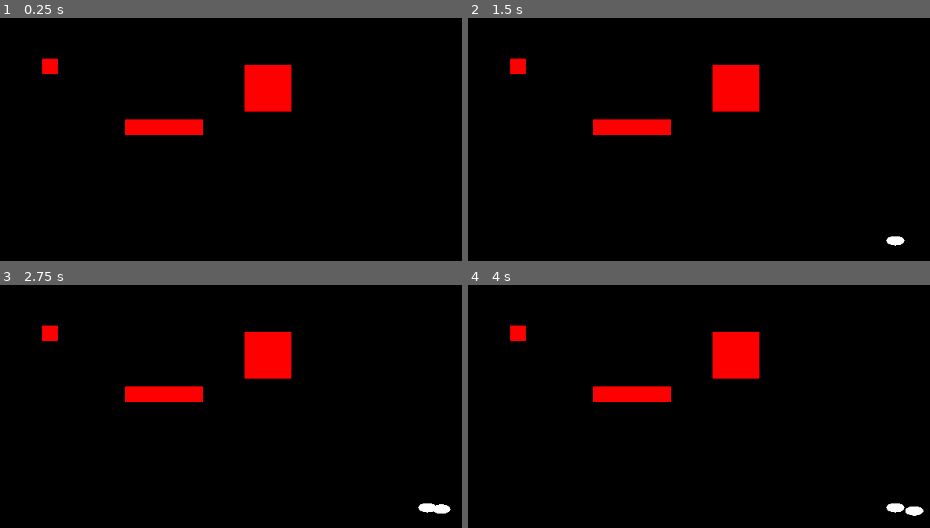
Above: before the commit, frames 1-4 (two rows, left to right).
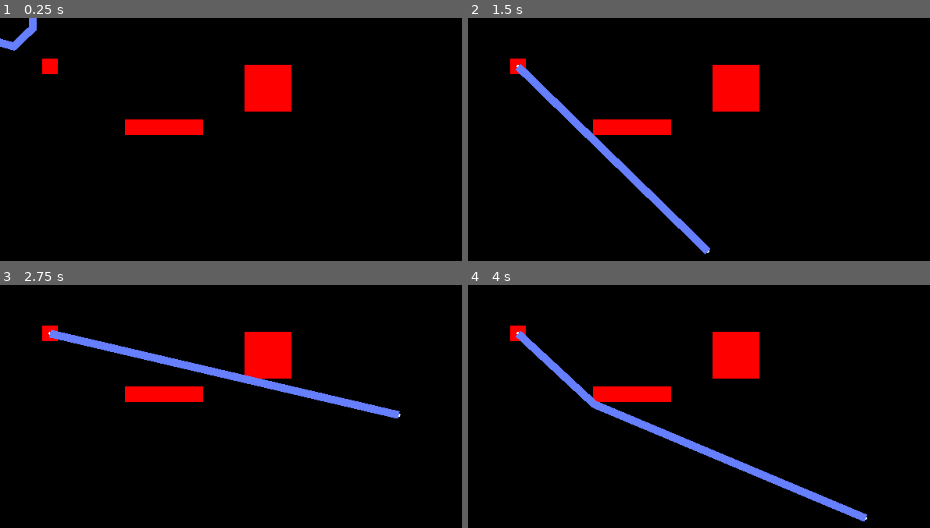
Above: after the commit, the same moments.

Repository: hsandt/bot-competition
Game: Godot game, scene res://Scenes/Arena.tscn
The game is run twice, just before and just after one commit, with the same random seed, the same clock (stepped at 60 frames per second) and the same inputs.
Inputs (mouse positions are in pixels of both pictures, inside the frame that each line leads up to):
- Up to frame 1 (0.25 s): no input
- Up to frame 2 (1.5 s): tap Enter at 0.5 s; move the mouse to (outside the picture) at 0.52 s; press the mouse at (outside the picture) at 0.53 s; hold Right (ui_right) 0.53-1.28 s; tap Space at 1.25 s; move the mouse to (outside the picture) at 1.27 s; release the mouse at (outside the picture) at 1.28 s; hold Down (ui_down) from 1.28 s (still down); click (outside the picture) at 1.35 s
- Up to frame 3 (2.75 s): tap Enter at 2 s; move the mouse to (outside the picture) at 2.02 s; release Down (ui_down) at 2.03 s; press the mouse at (outside the picture) at 2.03 s; hold Right (ui_right) from 2.03 s (still down)
- Up to frame 4 (4 s): tap Space at 2.75 s; move the mouse to (outside the picture) at 2.77 s; release Right (ui_right) at 2.78 s; release the mouse at (outside the picture) at 2.78 s; hold Up (ui_up) 2.78-3.53 s; click (outside the picture) at 2.85 s; tap Enter at 3.5 s; move the mouse to (outside the picture) at 3.52 s; press the mouse at (outside the picture) at 3.53 s; hold Left (ui_left) from 3.53 s (still down)

The runs differ from the first frame. In frame 1, 0.4% of the frame differs, in the area x 0-9%, y 0-14%; in frame 2, 2.2%; in frame 3, 3.0%; in frame 4, 3.3%, in the area x 10-99%, y 18-98%.

Commit message:
[PATH] Fixed path offset due to Navigation2D position being not at the origin and path being relative

Diff:
--- a/Scenes/Arena.tscn
+++ b/Scenes/Arena.tscn
@@ -3,7 +3,7 @@
 [ext_resource path="res://Graphics/Sprites/square_red.png" type="Texture" id=1]
 [ext_resource path="res://Scenes/Prefabs/Goal.tscn" type="PackedScene" id=2]
 [ext_resource path="res://Scenes/Prefabs/AppManager.tscn" type="PackedScene" id=3]
-[ext_resource path="res://Scripts/Sprite.gd" type="Script" id=4]
+[ext_resource path="res://Scripts/Character.gd" type="Script" id=4]
 [ext_resource path="res://Scenes/Navigation2D.gd" type="Script" id=5]
 [ext_resource path="res://Tilesets/tileset.tres" type="TileSet" id=6]
 
@@ -18,9 +18,9 @@
 [sub_resource type="RectangleShape2D" id=3]
 
 [sub_resource type="NavigationPolygon" id=4]
-vertices = PoolVector2Array( -11.5103, -12.9257, 109.516, -13.6452, 45.4452, 39.9349, 26.4083, 41.2571, -13.7547, 105.064, 25.983, 51.0076, 108.998, 105.783, 45.1914, 50.2477 )
-polygons = [ PoolIntArray( 0, 1, 2, 3 ), PoolIntArray( 4, 0, 3, 5 ), PoolIntArray( 2, 1, 6, 7 ), PoolIntArray( 7, 6, 4, 5 ) ]
-outlines = [ PoolVector2Array( -11.5103, -12.9257, 109.516, -13.6452, 108.998, 105.783, -13.7547, 105.064 ), PoolVector2Array( 25.983, 51.0076, 26.4083, 41.2571, 45.4452, 39.9349, 45.1914, 50.2477 ) ]
+vertices = PoolVector2Array( 256.564, 133.798, 500.579, 279.41, -7.35872, 279.41, 153.043, 133.229, -11.5103, -12.9257, 155.318, 109.34, 503.991, -18.0713, 253.151, 112.184 )
+polygons = [ PoolIntArray( 0, 1, 2, 3 ), PoolIntArray( 3, 2, 4, 5 ), PoolIntArray( 5, 4, 6, 7 ), PoolIntArray( 6, 1, 0, 7 ) ]
+outlines = [ PoolVector2Array( -11.5103, -12.9257, 503.991, -18.0713, 500.579, 279.41, -7.35872, 279.41 ), PoolVector2Array( 153.043, 133.229, 155.318, 109.34, 253.151, 112.184, 256.564, 133.798 ) ]
 
 [node name="Root" type="Node2D"]
 
@@ -84,14 +84,15 @@
 texture = ExtResource( 1 )
 
 [node name="Navigation2D" type="Navigation2D" parent="."]
-position = Vector2( 175.26, 97.9405 )
-scale = Vector2( 5.80207, 3.0124 )
 script = ExtResource( 5 )
 
 [node name="NavigationPolygonInstance" type="NavigationPolygonInstance" parent="Navigation2D"]
-position = Vector2( -25.309, -23.3942 )
-scale = Vector2( 0.900952, 0.832847 )
+position = Vector2( 8.47839, 19.6681 )
 navpoly = SubResource( 4 )
+
+[node name="Line2D" type="Line2D" parent="Navigation2D"]
+points = PoolVector2Array( -4.25176, -36.5185, 15.3859, -38.7147, 42.4985, -34.0783, 42.4985, 12.7738, 17.5397, 36.4439, -15.4009, 27.1711 )
+texture_mode = 91
 
 [node name="TileMap" type="TileMap" parent="."]
 tile_set = ExtResource( 6 )
--- a/Scenes/Navigation2D.gd
+++ b/Scenes/Navigation2D.gd
@@ -1,6 +1,8 @@
 extends Navigation2D
 
 export var radius = 2
+
+onready var line_2D : Line2D = $Line2D
 
 var path = []
 
@@ -14,12 +16,13 @@
 #	# Update game logic here.
 #	pass
 
-func _input(event):
+func _unhandled_input(event: InputEvent):
 	if event.is_action_pressed("set_move_target"):
-		print(event.position)
-		var end = event.position
 		for player in get_tree().get_nodes_in_group("player"):
-			path = get_simple_path(player.position, end)
+			print(player.global_position)
+			print(event.global_position)
+			path = get_simple_path(player.global_position, event.global_position)
+			line_2D.points = path
 			print(path)
 			update()
 
--- /dev/null
+++ b/Scripts/Character.gd
@@ -0,0 +1,9 @@
+extends KinematicBody2D
+
+export var speed = 2.0
+
+func _ready():
+	pass
+
+func _process(delta):
+	pass
--- a/project.godot
+++ b/project.godot
@@ -24,6 +24,7 @@
 app_exit={
 "deadzone": 0.5,
 "events": [ Object(InputEventKey,"resource_local_to_scene":false,"resource_name":"","device":0,"alt":false,"shift":false,"control":false,"meta":false,"command":false,"pressed":false,"scancode":81,"unicode":0,"echo":false,"script":null)
+, Object(InputEventKey,"resource_local_to_scene":false,"resource_name":"","device":0,"alt":false,"shift":false,"control":false,"meta":false,"command":false,"pressed":false,"scancode":16777217,"unicode":0,"echo":false,"script":null)
  ]
 }
 set_move_target={
